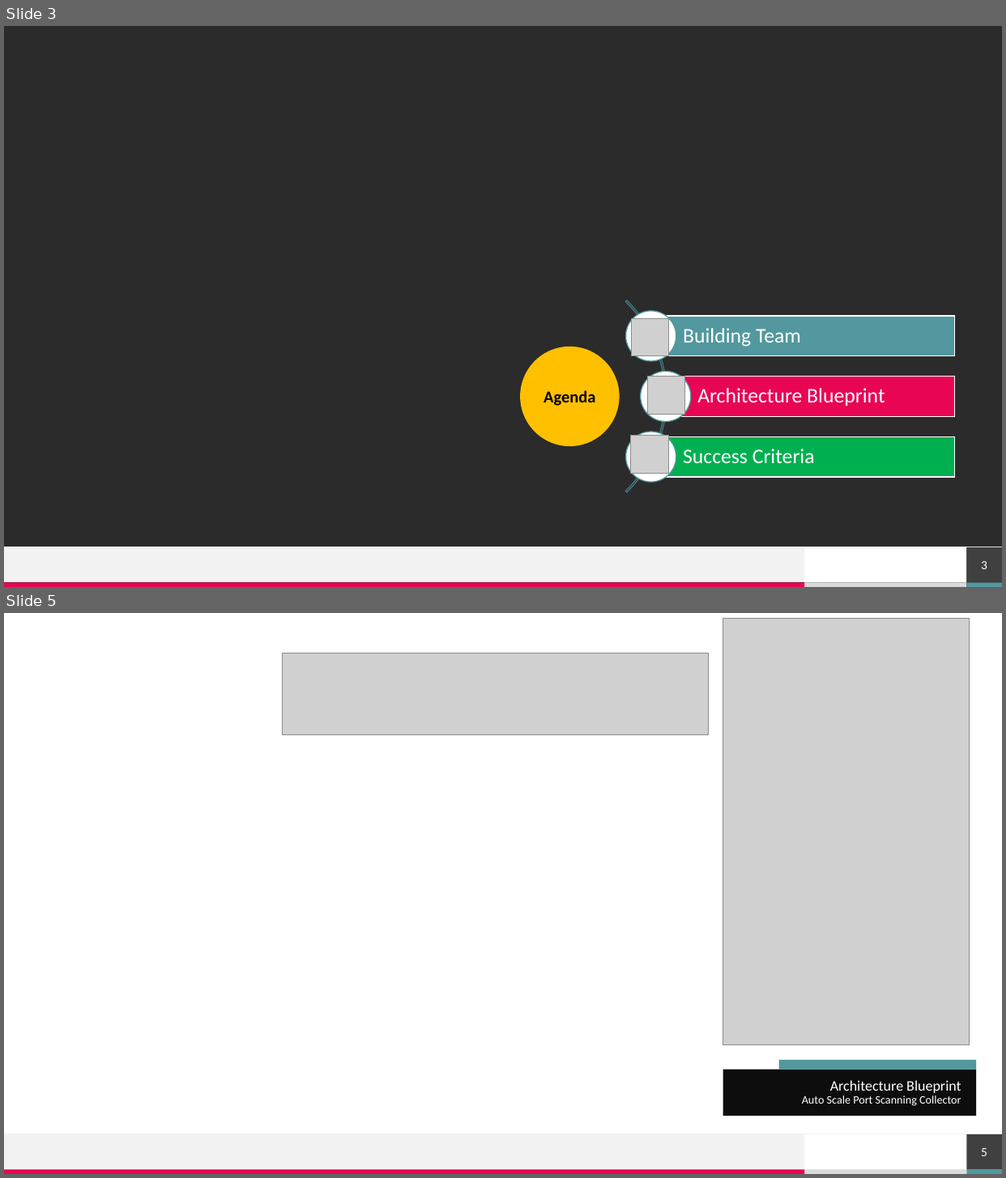
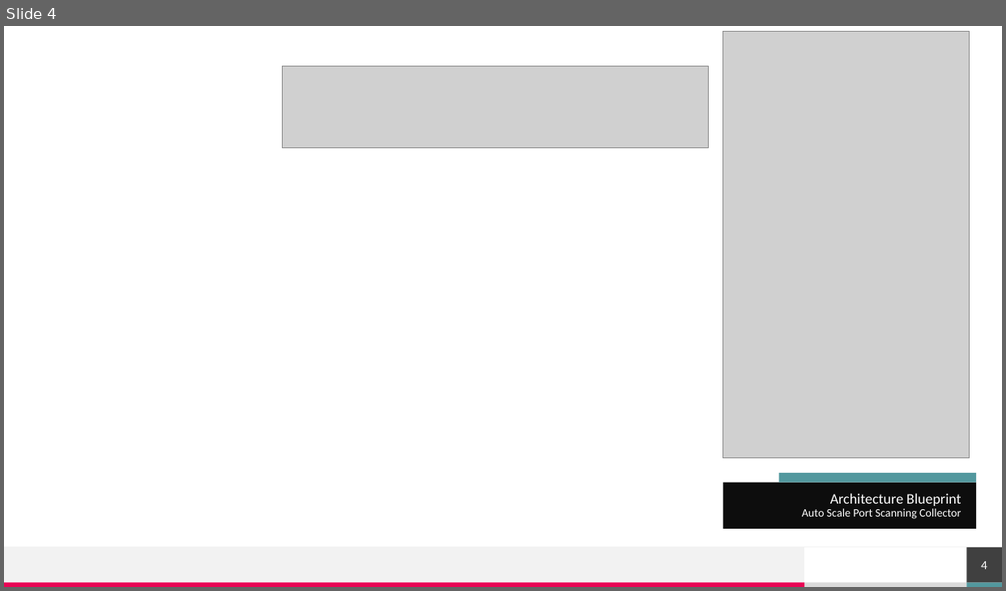
Before and after one commit to shadmehr/EmptyPython, a slide deck: Final - How to build a team.pptx. Shown one above the other, each under a label of ours: slides 3 and 5 before the commit, slide 4 after it; the slides between them are not shown. The pictures are 1006x1178 and 1006x591 pixels, drawn with LibreOffice and Linux fonts; fonts in the diff are those of the drawing; grey boxes stand for pictures; background and template pictures are left out; a plain dark background stands for a picture behind light text. Boxes give left, top, right and bottom in pixels: in the first picture for what was removed or moved away, otherwise in the second. Text is boxed around its words. In the diff, an @@ line names an element or a change of style, - is before the commit and + after.

```diff
--- a/Final - How to build a team.pptx
+++ b/Final - How to build a team.pptx
@@ slide 3 removed at (4,26,1002,587), background picture (left out); not listed: 5 template elements that a slide beside it also shows @@
@@ picture removed at (632,318,670,356) @@
@@ ellipse removed at (521,347,620,446) @@
-Agenda
@@ picture removed at (648,377,685,415) @@
@@ group removed at (395,261,955,533): 3 rectangles, 3 texts, 3 ellipses, 1 arch (boxed as its full ring) @@
-Building Team
-Architecture Blueprint
-Success Criteria
@@ picture removed at (632,436,669,474) @@
@@ rectangle removed at (805,548,967,583) @@
@@ page number removed at (967,548,1002,583) @@
-3
@@ what was slide 5 is now slide 4 @@
@@ page number at (981,561,987,570): text changed @@
-5
+4
```
Also in this commit, not shown: 4 slides changed.
